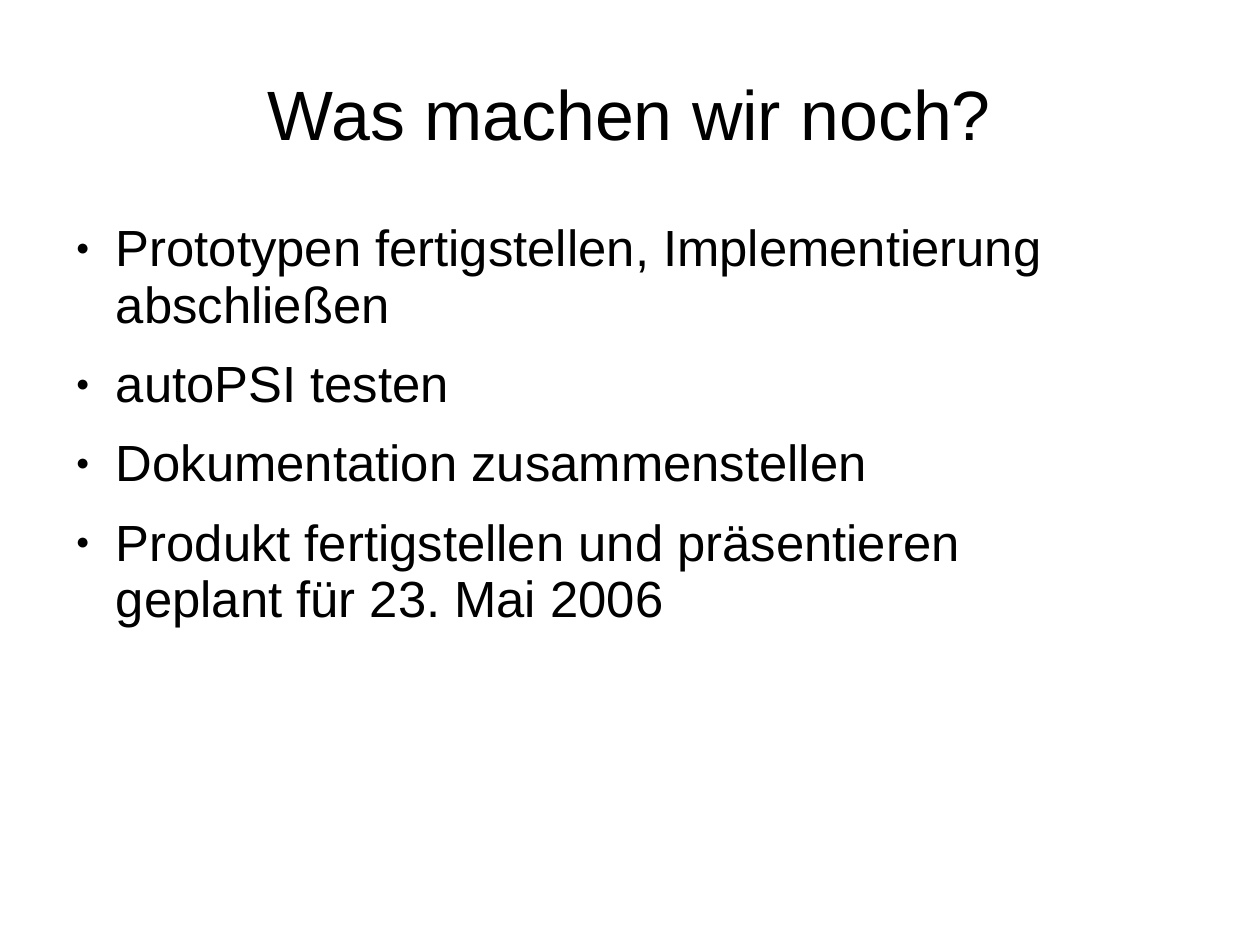
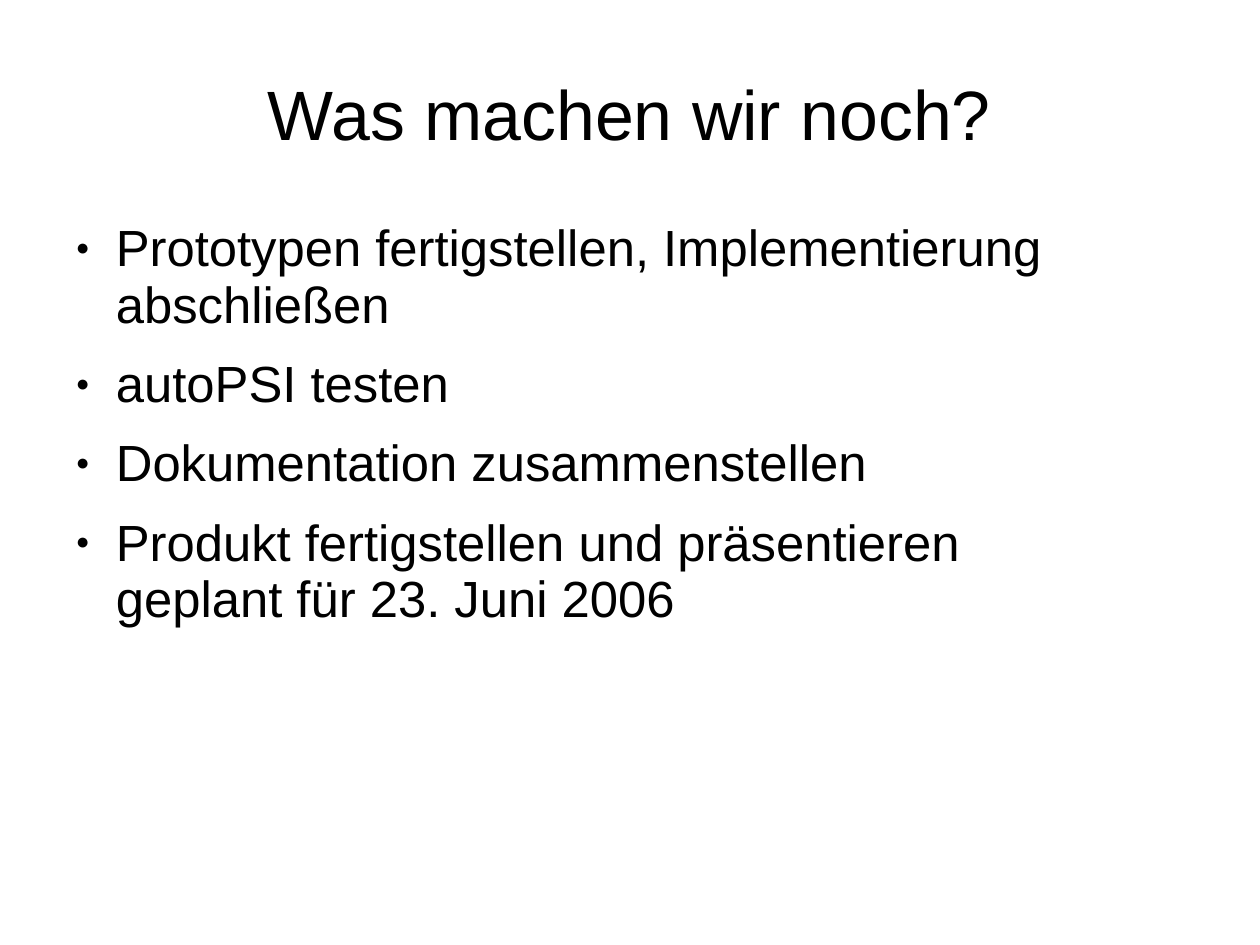
Before and after one commit to BackupTheBerlios/autopsi-svn, a slide deck: slide 16 of trunk/org/mr2/präsentation_final.ppt. Drawn at 1260x945 pixels with LibreOffice and Linux fonts; fonts in the diff are those of the drawing; background and template pictures are left out. Boxes give left, top, right and bottom in pixels: in the first picture for what was removed or moved away, otherwise in the second. Text is boxed around its words. In the diff, an @@ line names an element or a change of style, - is before the commit and + after.

```diff
--- a/trunk/org/mr2/präsentation_final.ppt
+++ b/trunk/org/mr2/präsentation_final.ppt
@@ text at (116,524,959,628): text changed @@
-● Produkt fertigstellen und präsentieren
-  geplant für 23. Mai 2006
+● Produkt fertigstellen und präsentieren
+  geplant für 23. Juni 2006
```
Also in this commit, not shown: 2 other files.
